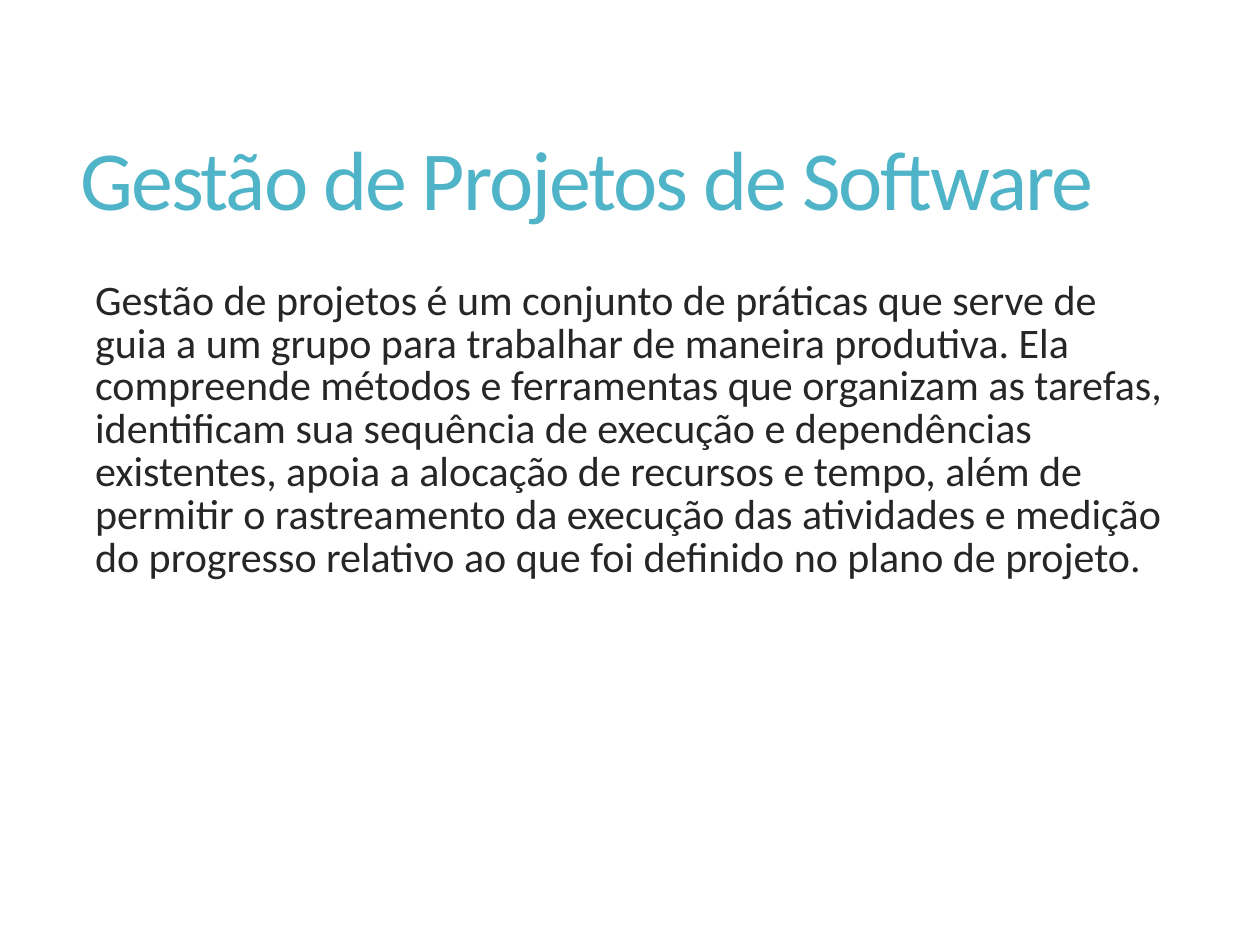
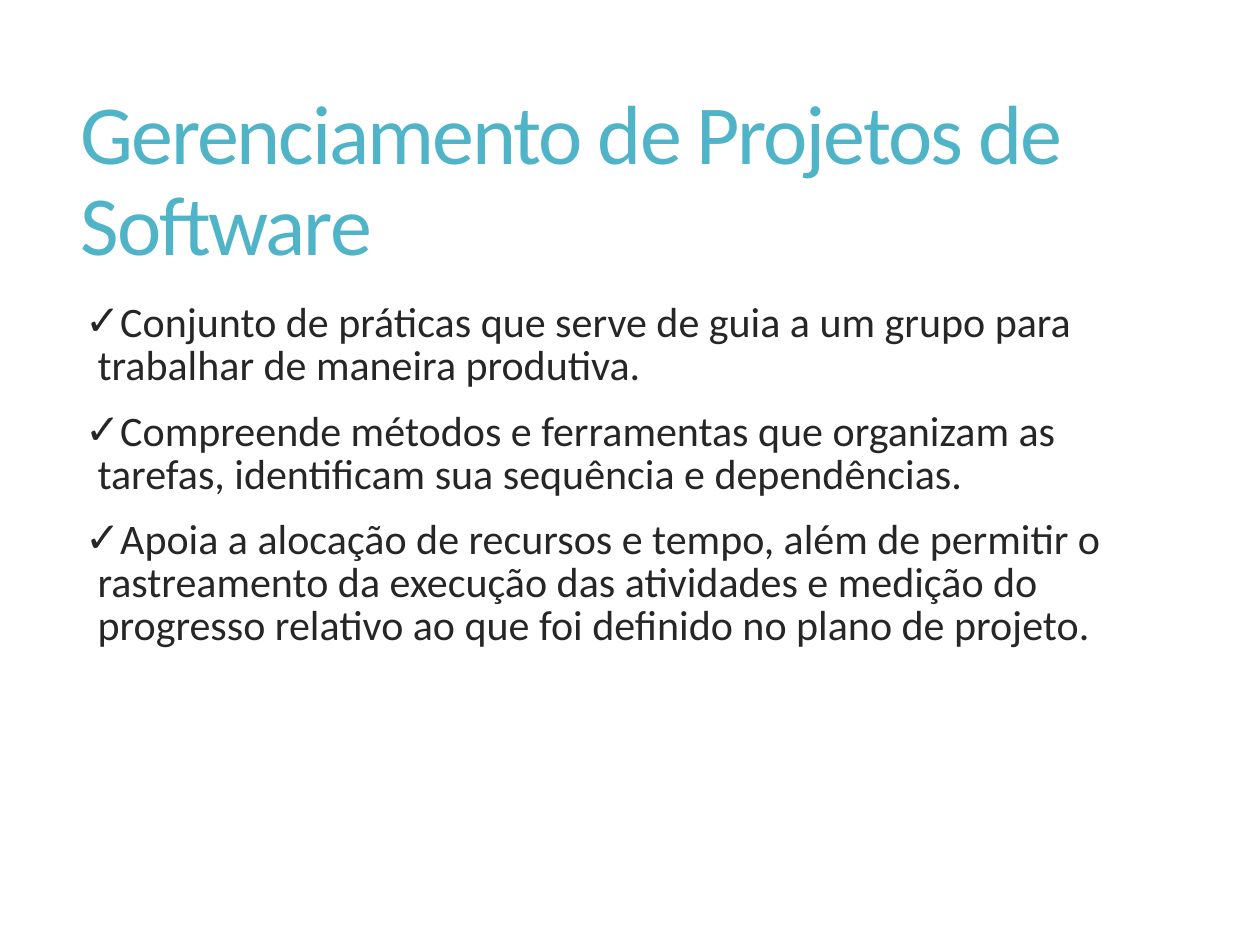
Before and after one commit to Elton-Garbin/TCC-2016, a slide deck: slide 5 of StartIdea/StartIdea.Docs/Apresentacao.pptx (slide 6 before the commit). Drawn at 1260x945 pixels with LibreOffice and Linux fonts; fonts in the diff are those of the drawing. Boxes give left, top, right and bottom in pixels: in the first picture for what was removed or moved away, otherwise in the second. Text is boxed around its words. In the diff, an @@ line names an element or a change of style, - is before the commit and + after.

```diff
--- a/StartIdea/StartIdea.Docs/Apresentacao.pptx
+++ b/StartIdea/StartIdea.Docs/Apresentacao.pptx
@@ title at <box>81,105,1062,256</box>: text changed @@
-Gestão de Projetos de Software
+Gerenciamento de Projetos de Software
@@ text at <box>98,308,1100,648</box>: text changed @@
-  Gestão de projetos é um conjunto de práticas que serve de guia a um grupo para trabalhar de maneira produtiva. Ela compreende métodos e ferramentas que organizam as tarefas, identificam sua sequência de execução e dependências existentes, apoia a alocação de recursos e tempo, além de permitir o rastreamento da execução das atividades e medição do progresso relativo ao que foi definido no plano de projeto.
+✓ Conjunto de práticas que serve de guia a um grupo para trabalhar de maneira produtiva.
+✓ Compreende métodos e ferramentas que organizam as tarefas, identificam sua sequência e dependências.
+✓ Apoia a alocação de recursos e tempo, além de permitir o rastreamento da execução das atividades e medição do progresso relativo ao que foi definido no plano de projeto.
```
Also in this commit, not shown: 5 other slides changed, 8 slides added, 6 slides removed.
